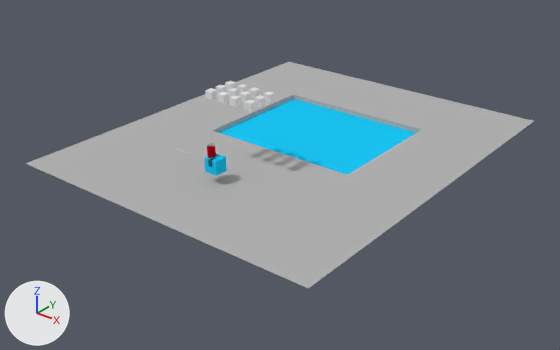
The Blender file characters/player.blend as it was, and as the next commit left it.
Both versions are drawn from a 50 mm lens placed at (25.8, -26.8, 17.3), pointed at (0.2, 5.2, -2.5). The axes (+X, +Y, +Z) are drawn at lower left. The lights are the same throughout.

Names of what the first picture shows: 'DONOTLINK_Ground', 'DONOTLINK_WaterTest'.
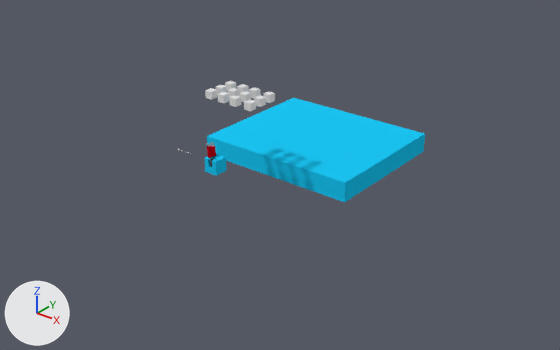
What differs and where, as boxes [x1, y1, x2, y2] in the pictures (560 x 350 px):
'DONOTLINK_Ground', hidden
    before: [25, 62, 534, 288]

The change, as a list of edits to the scene's bpy script:
```text
Change ob_donotlink_ground:
    add ob_donotlink_ground.hide_set(True)  # its collection is switched off
```
